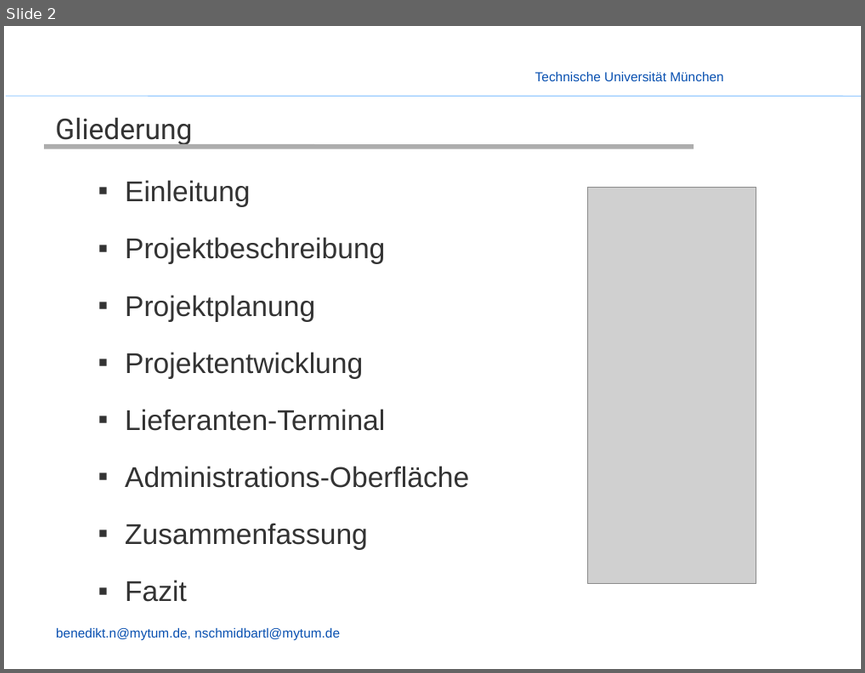
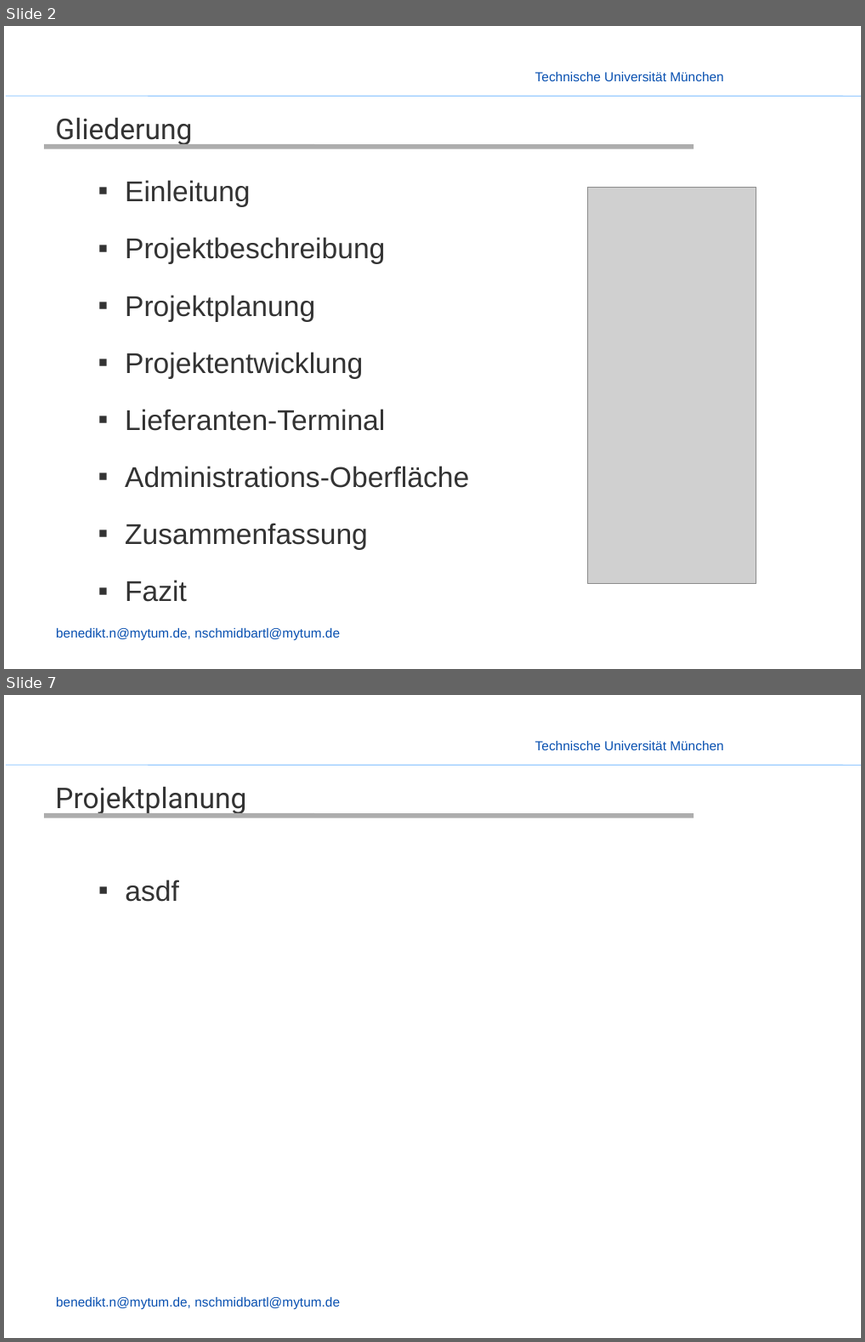
Before and after one commit to enjayes/logistikapp, a slide deck: Präsentation/Presentation - Nobbi.pptx. Shown one above the other, each under a label of ours: slide 2 before the commit, slides 2 and 7 after it; the slides between them are not shown. The pictures are 865x673 and 865x1342 pixels, drawn with LibreOffice and Linux fonts; fonts in the diff are those of the drawing; grey boxes stand for pictures; background and template pictures are left out. Boxes give left, top, right and bottom in pixels: in the first picture for what was removed or moved away, otherwise in the second. Text is boxed around its words. In the diff, an @@ line names an element or a change of style, - is before the commit and + after.

```diff
--- a/Präsentation/Presentation - Nobbi.pptx
+++ b/Präsentation/Presentation - Nobbi.pptx
@@ slide 7 added at [4, 695, 861, 1338], background picture (left out); not listed: 3 template elements that a slide beside it also shows @@
@@ title added at [55, 786, 246, 815], 24 pt, text #333333 @@
+Projektplanung
@@ line added from (44, 816) to (693, 816), #ADADAD 4 pt @@
@@ text added at [125, 879, 178, 902], 24 pt, text #333333 @@
+  ▪ asdf
```
Also in this commit, not shown: 1 slide changed, 16 other slides added, 1 slide removed, 1 other file.
